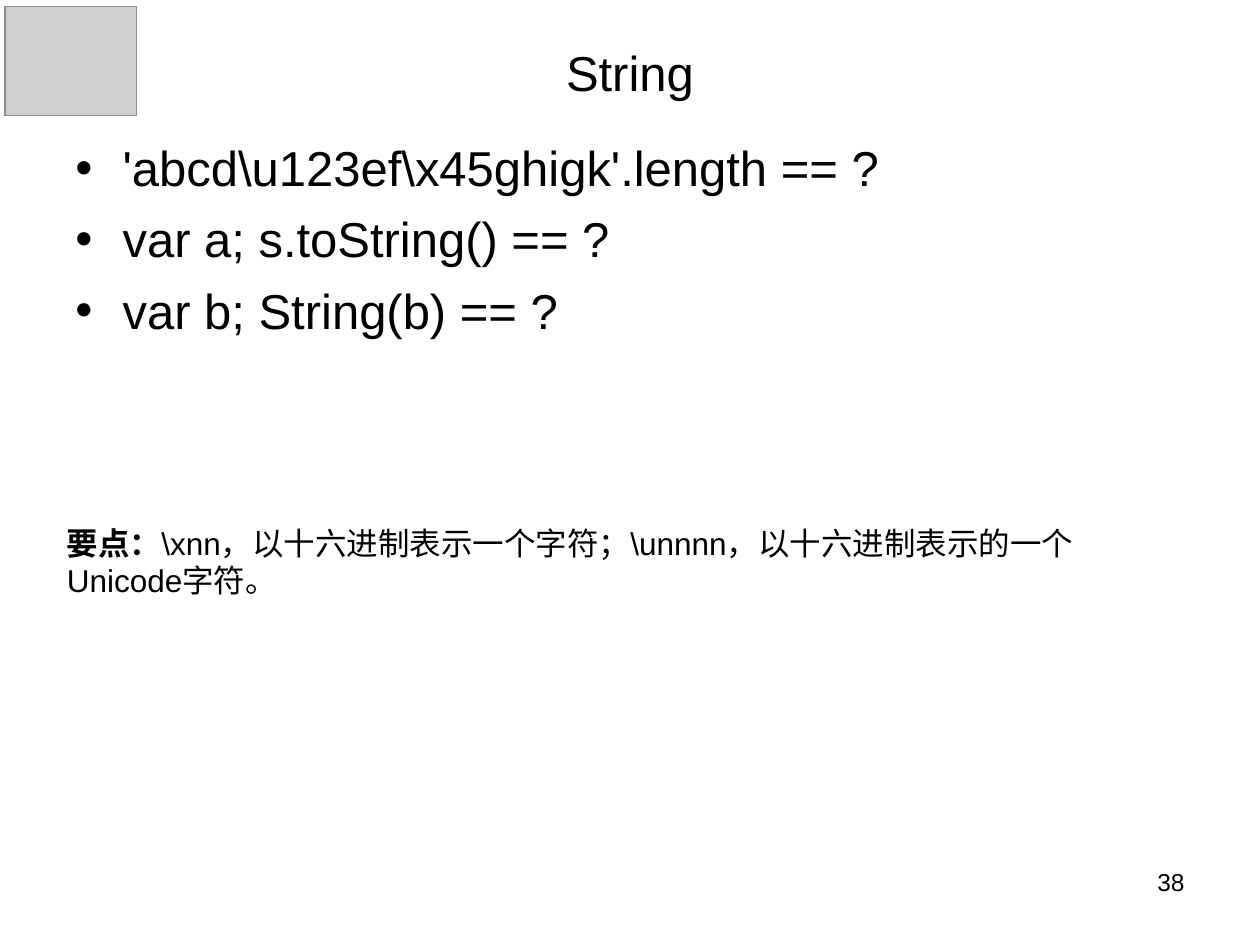
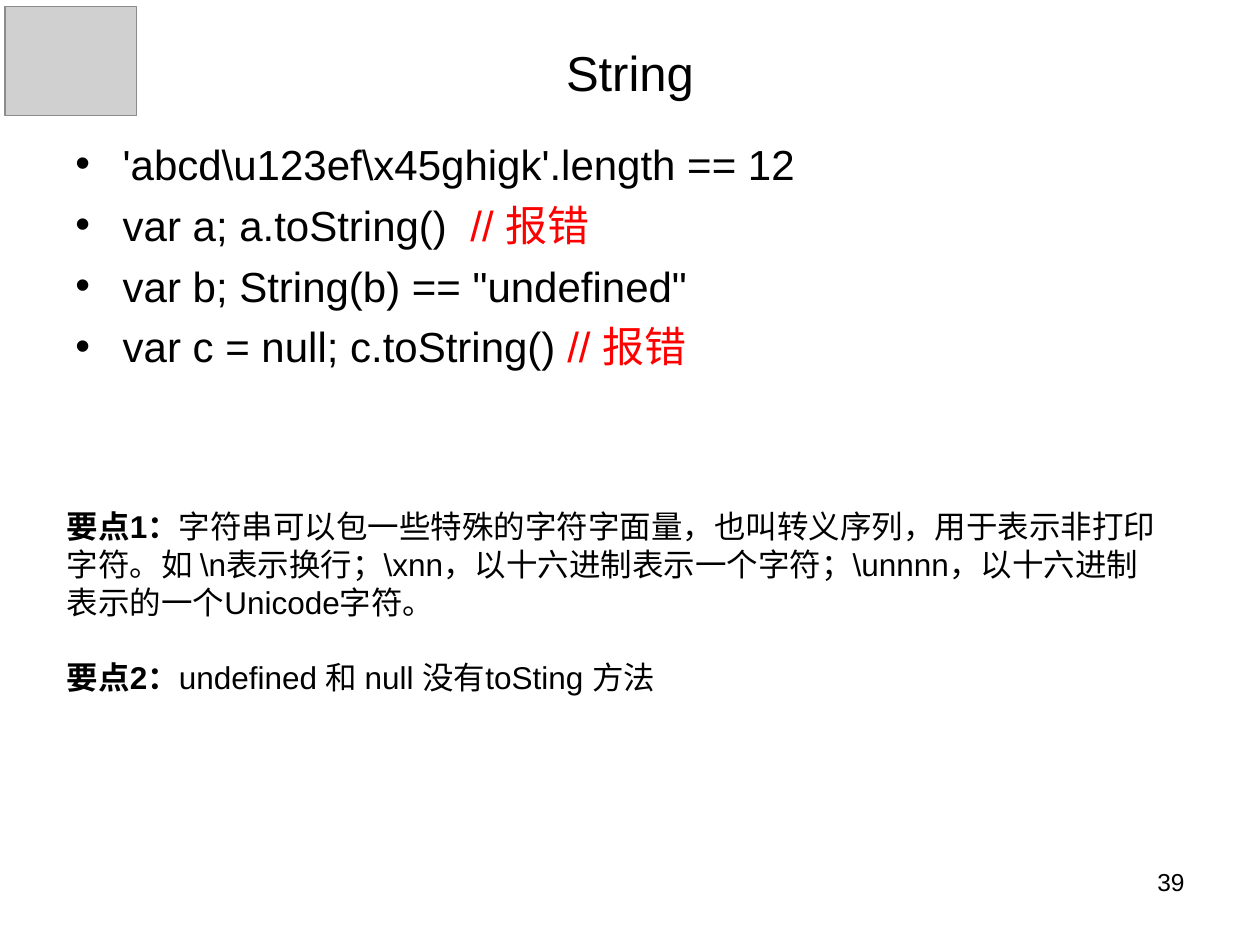
Before and after one commit to panxuepeng/javascript, a slide deck: slide 39 of ppt/1-1（第一天课程）.ppt (slide 38 before the commit). Drawn at 1260x945 pixels with LibreOffice and Linux fonts; fonts in the diff are those of the drawing; grey boxes stand for pictures. Boxes give left, top, right and bottom in pixels: in the first picture for what was removed or moved away, otherwise in the second. Text is boxed around its words. In the diff, an @@ line names an element or a change of style, - is before the commit and + after.

```diff
--- a/ppt/1-1（第一天课程）.ppt
+++ b/ppt/1-1（第一天课程）.ppt
@@ text at [123, 149, 795, 371]: text changed; size 28 to 24 pt @@
-• 'abcd\u123ef\x45ghigk'.length == ?
-• var a; s.toString() == ?
-• var b; String(b) == ?
+• 'abcd\u123ef\x45ghigk'.length == 12
+• var a; a.toString() // 报错
+• var b; String(b) == "undefined"
+• var c = null; c.toString() // 报错
@@ text at [67, 511, 1156, 696]: text changed @@
-要点：\xnn，以十六进制表示一个字符；\unnnn，以十六进制表示的一个Unicode字符。
+要点1：字符串可以包一些特殊的字符字面量，也叫转义序列，用于表示非打印字符。如 \n表示换行；\xnn，以十六进制表示一个字符；\unnnn，以十六进制表示的一个Unicode字符。
+要点2：undefined 和 null 没有toSting 方法
@@ page number at [1157, 874, 1184, 892]: text changed @@
-38
+39
```
Also in this commit, not shown: 22 other slides changed, 12 slides added, 1 slide removed, 3 other files.
